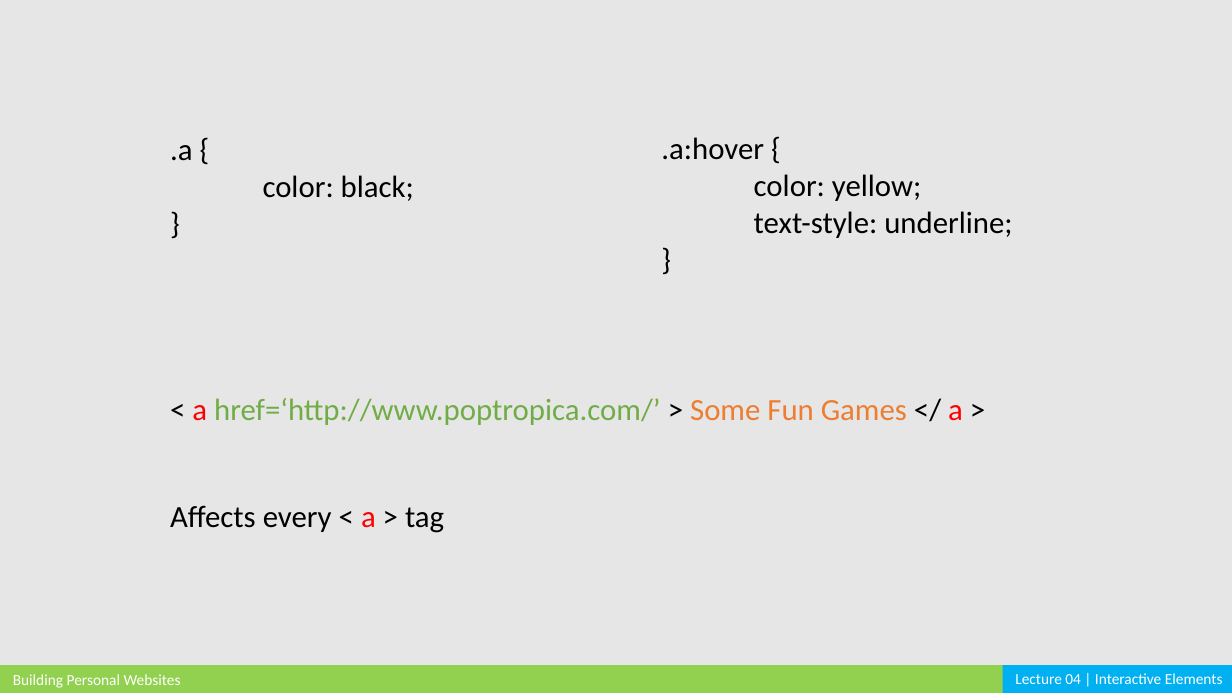
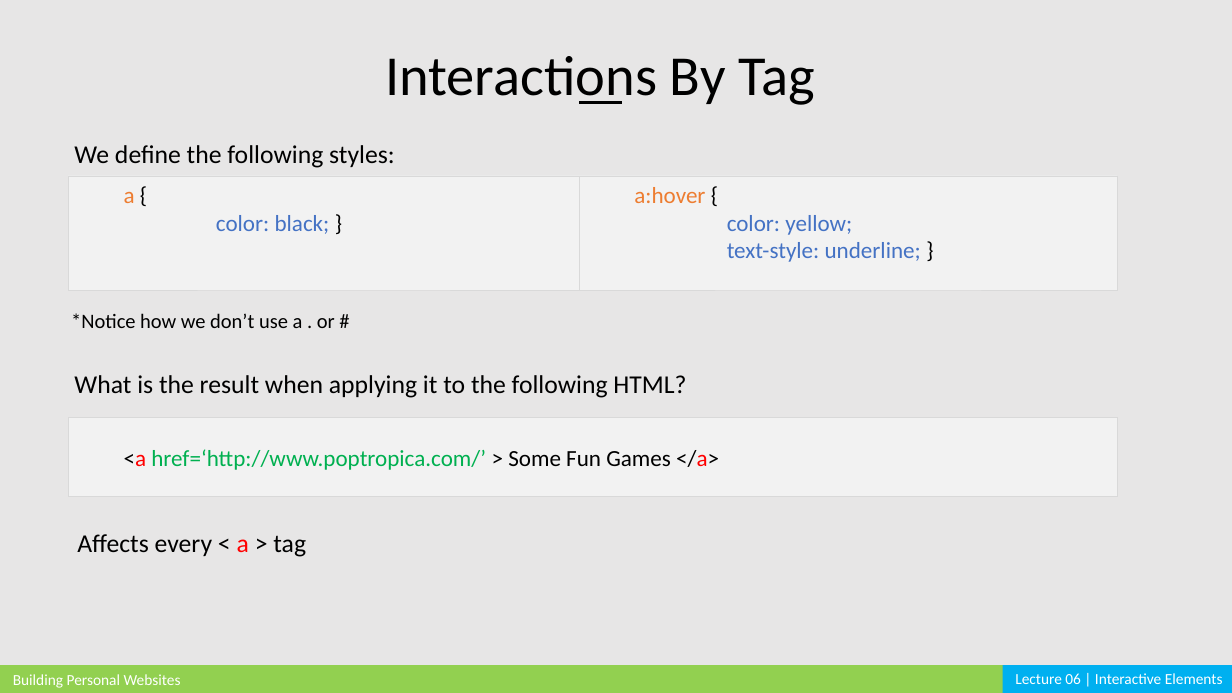
Before and after one commit to cardadfar/stuco_webdev_website, a slide deck: slide 14 of assets/lectures/BPW_Lecture_06.pptx. Drawn at 1232x693 pixels with LibreOffice and Linux fonts; fonts in the diff are those of the drawing. Boxes give left, top, right and bottom in pixels: in the first picture for what was removed or moved away, otherwise in the second. Text is boxed around its words. In the diff, an @@ line names an element or a change of style, - is before the commit and + after.

```diff
--- a/assets/lectures/BPW_Lecture_06.pptx
+++ b/assets/lectures/BPW_Lecture_06.pptx
@@ text added at bbox=[385, 56, 815, 105], 44 pt, text #000000 @@
+Interactions By Tag
@@ line added from (579, 103) to (622, 103), #000000 2.25 pt @@
@@ text added at bbox=[74, 145, 395, 168], 20 pt, text #000000 @@
+We define the following styles:
@@ rectangle "a {" at bbox=[68, 176, 579, 290]: fill none to #F2F2F2; outline none to #D9D9D9 0.25 pt @@
@@ rectangle "a {": place and size @@
-rectangle "a {" at bbox=[170, 145, 414, 201]
+rectangle "a {" at bbox=[68, 176, 579, 290]
@@ rectangle "a:hover {": place and size @@
-rectangle "a:hover {" at bbox=[661, 137, 1012, 238]
+rectangle "a:hover {" at bbox=[579, 176, 1117, 290]
@@ rectangle "a:hover {" at bbox=[579, 176, 1117, 290]: fill none to #F2F2F2; outline none to #D9D9D9 0.25 pt @@
@@ text in rectangle at bbox=[124, 192, 330, 234]: text changed; size 24 to 18 pt; text colour #000000 to #4472C4 @@
-.a {
-color: black;
-}
+  a {
+  color: black; }
@@ text in rectangle at bbox=[634, 187, 705, 203]: text changed; size 24 to 18 pt; text colour #000000 to #ED7D31 @@
-.a:hover {
+  a:hover {
@@ text in rectangle at bbox=[727, 215, 852, 235]: size 24 to 18 pt, text colour #000000 to #4472C4 in "color: yellow;"; list level 1 to 2 in "color: yellow;" @@
@@ text in rectangle at bbox=[727, 242, 921, 262]: text changed; size 24 to 18 pt; text colour #000000 to #4472C4 @@
-text-style: underline;
-}
+  text-style: underline; }
@@ text added at bbox=[71, 313, 335, 328], 16 pt, text #000000 @@
+*Notice how we don’t use a . or #
@@ text added at bbox=[74, 375, 686, 398], 20 pt, text #000000 @@
+What is the result when applying it to the following HTML?
@@ rectangle "<a href=‘http://www.poptropica.com/’ > Some Fun ...": place and size @@
-rectangle "<a href=‘http://www.poptropica.com/’ > Some Fun ..." at bbox=[192, 398, 963, 425]
+rectangle "<a href=‘http://www.poptropica.com/’ > Some Fun ..." at bbox=[68, 418, 1117, 496]
@@ rectangle "<a href=‘http://www.poptropica.com/’ > Some Fun ..." at bbox=[68, 418, 1117, 496]: vertical alignment top to middle; fill none to #F2F2F2; outline none to #D9D9D9 0.25 pt @@
@@ text in rectangle at bbox=[124, 449, 719, 470]: text changed; size 24 to 18 pt; text colour #70AD47 to #00B050 @@
-< a href=‘http://www.poptropica.com/’ > Some Fun Games </ a >
+  <a href=‘http://www.poptropica.com/’ > Some Fun Games </a>
@@ text "Affects every < a > ...": place and size @@
-text "Affects every < a > ..." at bbox=[170, 505, 444, 533]
+text "Affects every < a > ..." at bbox=[77, 534, 306, 557]
@@ text "Affects every < a > ..." at bbox=[77, 534, 306, 557]: size 24 to 20 pt @@
@@ text at bbox=[1015, 673, 1223, 684]: text changed @@
-Lecture 04 | Interactive Elements
+Lecture 06 | Interactive Elements
```
Also in this commit, not shown: 14 other slides changed, 23 other files.
